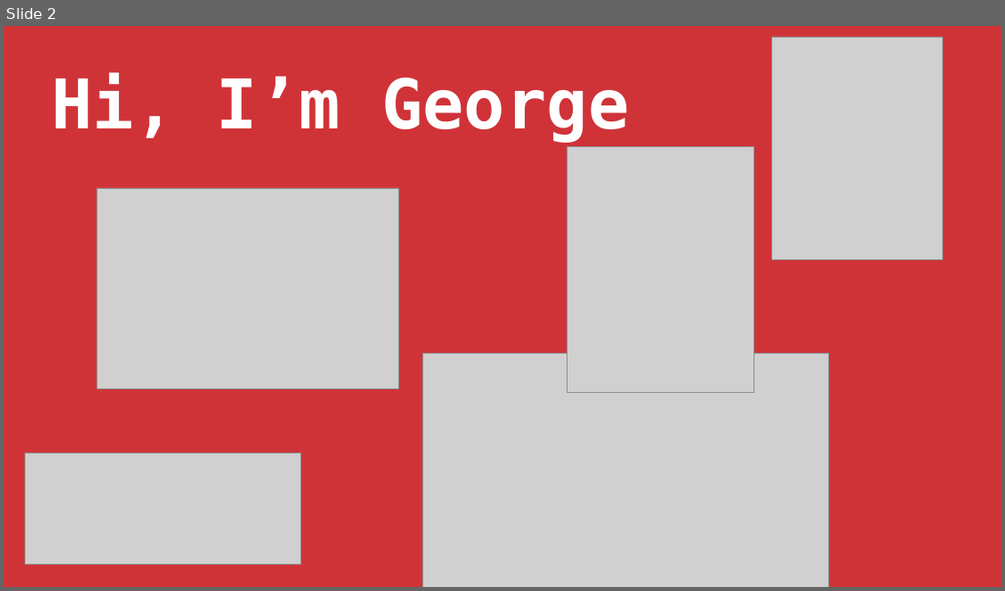
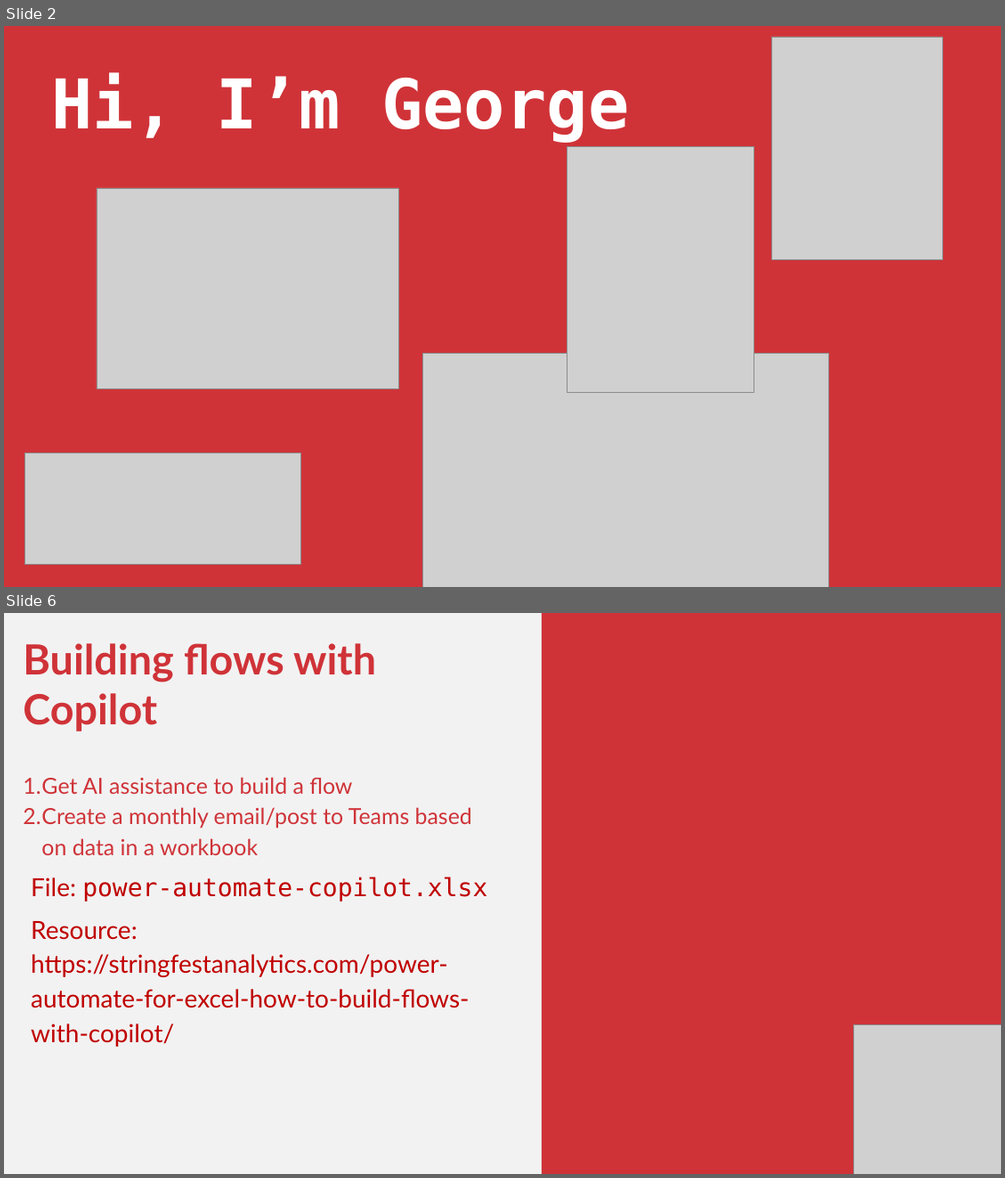
Before and after one commit to stringfestdata/first-steps-power-automate, a slide deck: first-steps-power-automate.pptx. Shown one above the other, each under a label of ours: slide 2 before the commit, slides 2 and 6 after it; the slides between them are not shown. The pictures are 1005x591 and 1005x1178 pixels, drawn with LibreOffice and Linux fonts; fonts in the diff are those of the drawing; grey boxes stand for pictures. Boxes give left, top, right and bottom in pixels: in the first picture for what was removed or moved away, otherwise in the second. Text is boxed around its words. In the diff, an @@ line names an element or a change of style, - is before the commit and + after.

```diff
--- a/first-steps-power-automate.pptx
+++ b/first-steps-power-automate.pptx
@@ slide 6 added at (4,613,1001,1174), background #F2F2F2 @@
@@ rectangle added at (542,613,1001,1174), fill #CF3338 @@
@@ text added at (23,643,487,1008), 36 pt, text #C00000 @@
+Building flows with Copilot
+1. Get AI assistance to build a flow
+2. Create a monthly email/post to Teams based on data in a workbook
+File: power-automate-copilot.xlsx
+Resource: https://stringfestanalytics.com/power-automate-for-excel-how-to-build-flows-with-copilot/
@@ picture added at (853,1024,1001,1174) @@
```
Also in this commit, not shown: 2 slides changed, 2 other slides added, 13 slides removed.
